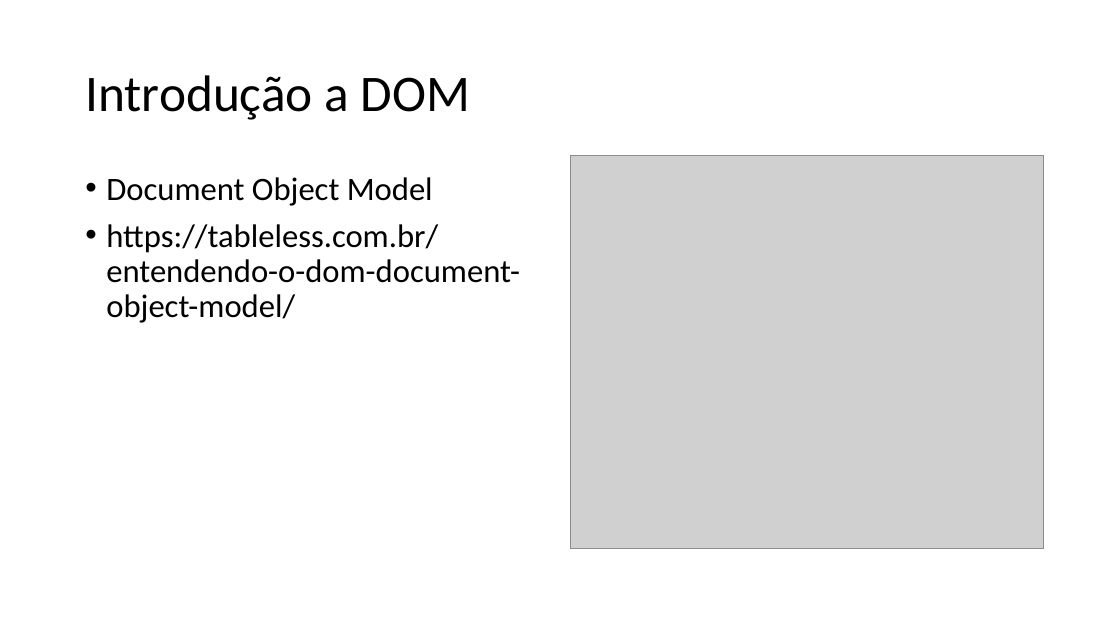
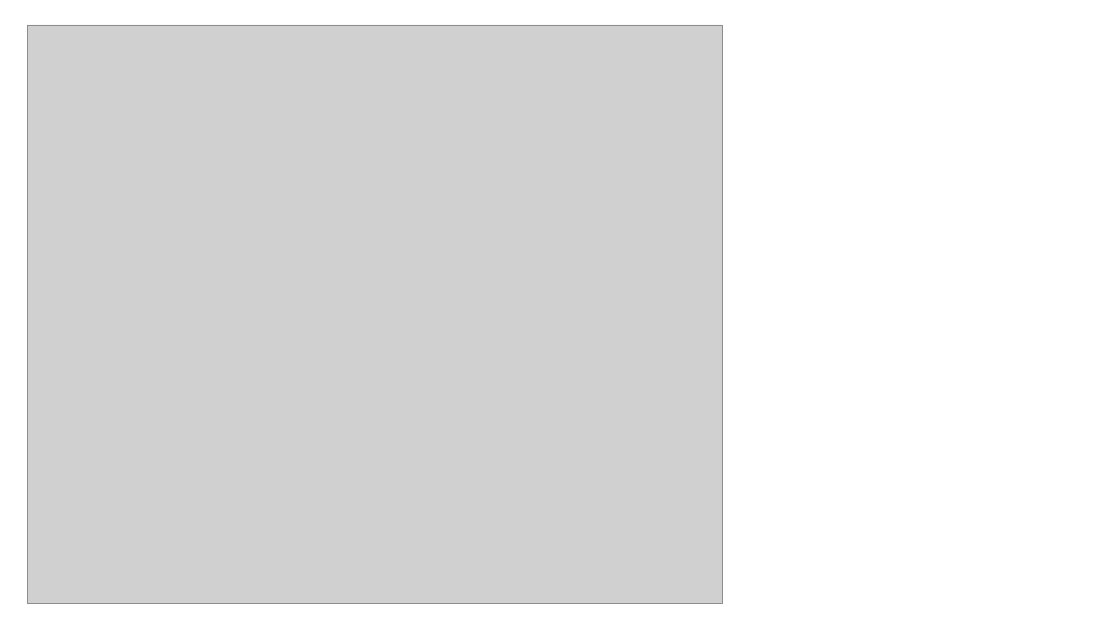
Before and after one commit to dfpires/lingprog-20242, a slide deck: slide 12 of slides/JS-Parte 1.pptx. Drawn at 1120x630 pixels with LibreOffice and Linux fonts; fonts in the diff are those of the drawing; grey boxes stand for pictures. Boxes give left, top, right and bottom in pixels: in the first picture for what was removed or moved away, otherwise in the second. Text is boxed around its words. In the diff, an @@ line names an element or a change of style, - is before the commit and + after.

```diff
--- a/slides/JS-Parte 1.pptx
+++ b/slides/JS-Parte 1.pptx
@@ picture: place and size @@
-picture at [571,155,1044,549]
+picture at [27,25,723,604]
@@ title removed at [85,75,470,120] @@
-Introdução a DOM
@@ text removed at [106,177,520,323] @@
-• Document Object Model
-• https://tableless.com.br/entendendo-o-dom-document-object-model/
```
Also in this commit, not shown: 2 other slides changed.
